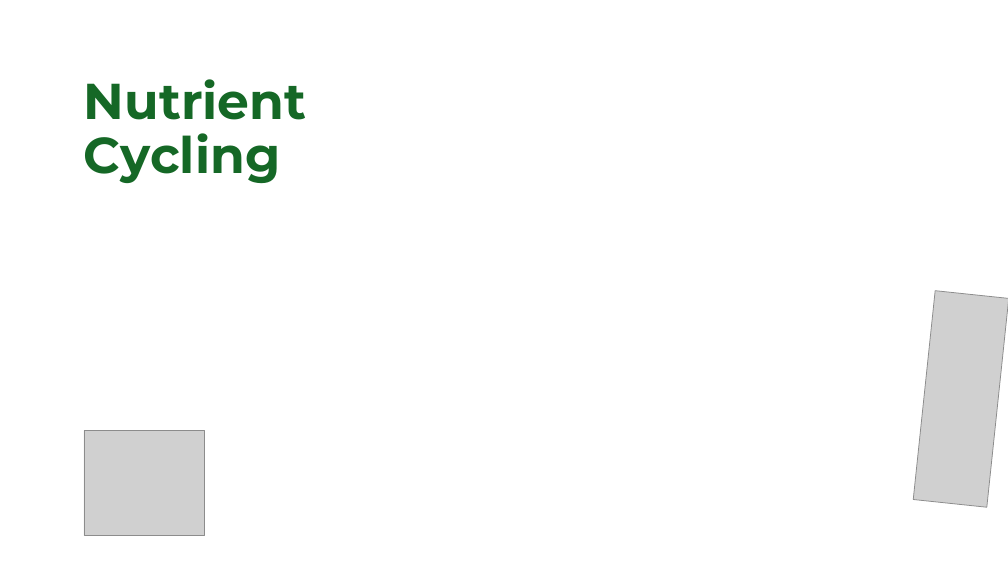
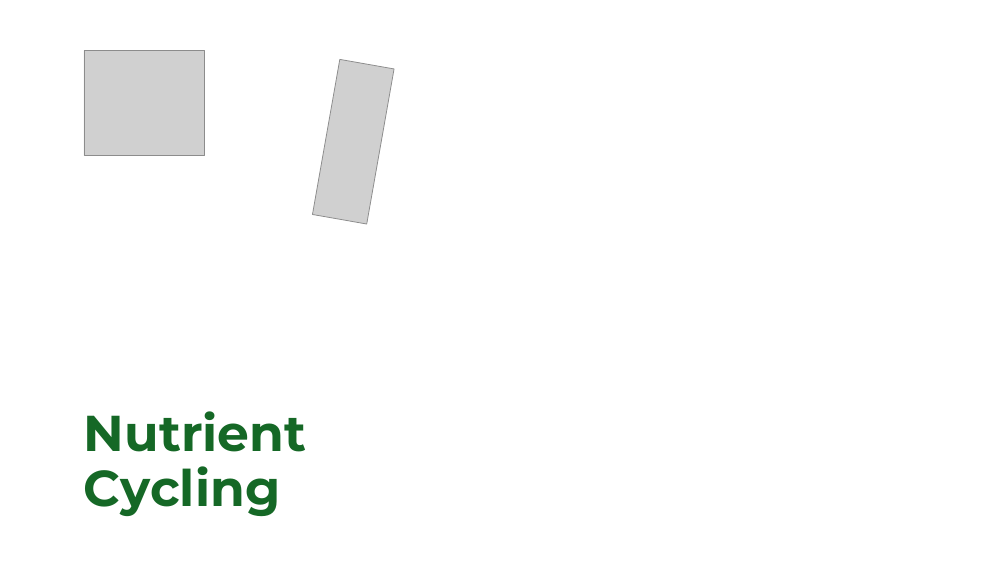
Before and after one commit to linneamoritznyc/final-SFWsite-Linnea, a slide deck: slide 2 of exports/stephanie/how-it-works/how-it-works-thumbnails.pptx. Drawn at 1008x567 pixels with LibreOffice and Linux fonts; fonts in the diff are those of the drawing; grey boxes stand for pictures; background and template pictures are left out. Boxes give left, top, right and bottom in pixels: in the first picture for what was removed or moved away, otherwise in the second. Text is boxed around its words. In the diff, an @@ line names an element or a change of style, - is before the commit and + after.

```diff
--- a/exports/stephanie/how-it-works/how-it-works-thumbnails.pptx
+++ b/exports/stephanie/how-it-works/how-it-works-thumbnails.pptx
@@ picture: place and size @@
-picture at (84,430,205,535)
+picture at (84,51,205,156)
@@ picture added at (313,59,394,224) @@
@@ picture removed at (913,291,1008,508) @@
@@ text "Nutrient": place and size @@
-text "Nutrient" at (84,79,306,183)
+text "Nutrient" at (84,411,306,516)
```
Also in this commit, not shown: 5 other slides changed, 13 other files.
